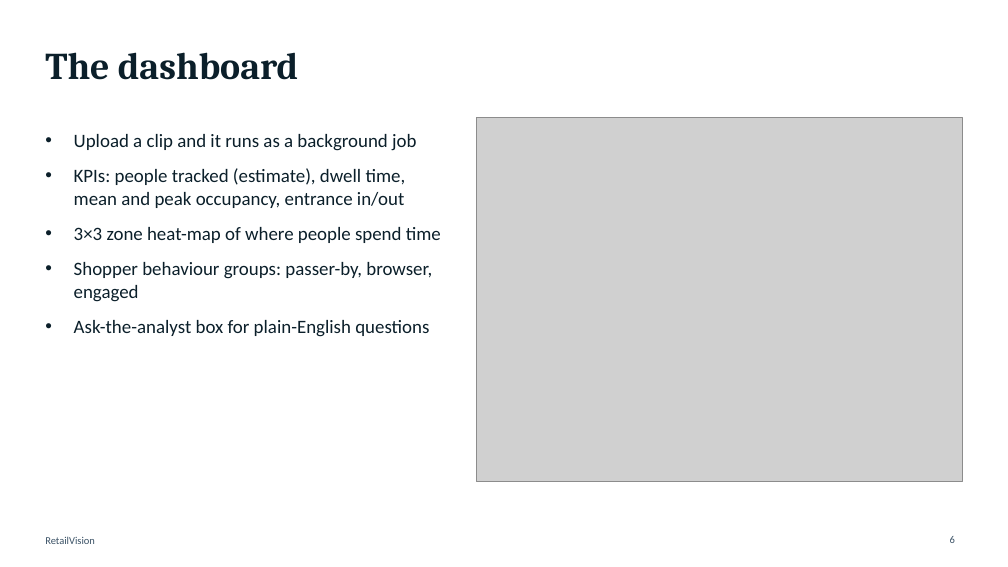
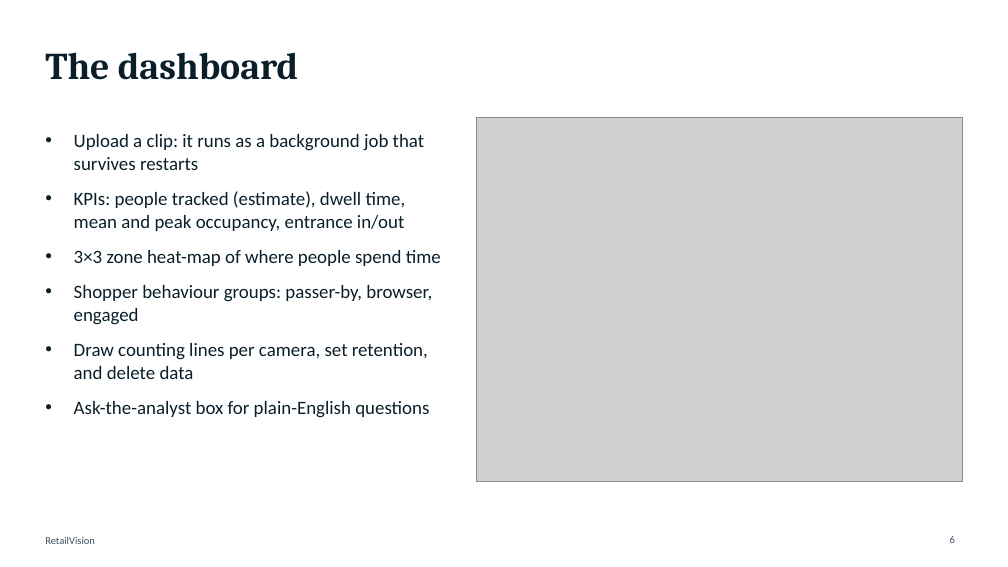
Before and after one commit to Vidushi1408/RetailVision, a slide deck: slide 6 of docs/RetailVision_presentation.pptx. Drawn at 1008x567 pixels with LibreOffice and Linux fonts; fonts in the diff are those of the drawing; grey boxes stand for pictures. Boxes give left, top, right and bottom in pixels: in the first picture for what was removed or moved away, otherwise in the second. Text is boxed around its words. In the diff, an @@ line names an element or a change of style, - is before the commit and + after.

```diff
--- a/docs/RetailVision_presentation.pptx
+++ b/docs/RetailVision_presentation.pptx
@@ text at (74, 134, 424, 170): text changed @@
-• Upload a clip and it runs as a background job
+• Upload a clip: it runs as a background job that survives restarts
@@ text at (74, 343, 428, 379): paragraph added @@
+• Draw counting lines per camera, set retention, and delete data
```
Also in this commit, not shown: 2 other slides changed.
